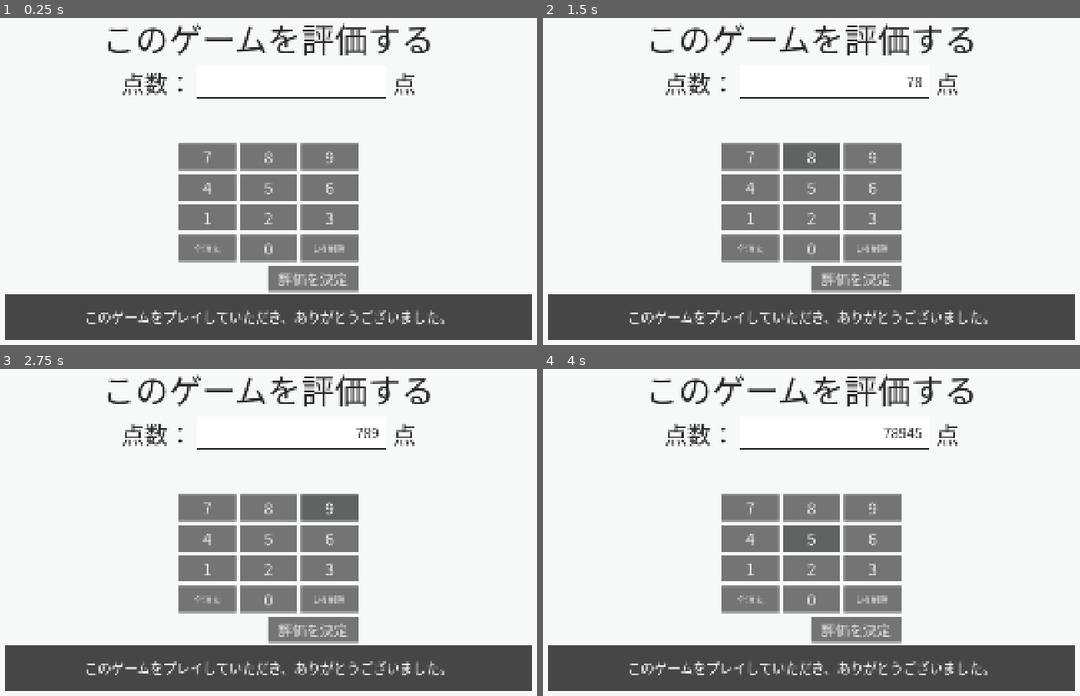
Above: before the commit, frames 1-4 (two rows, left to right).
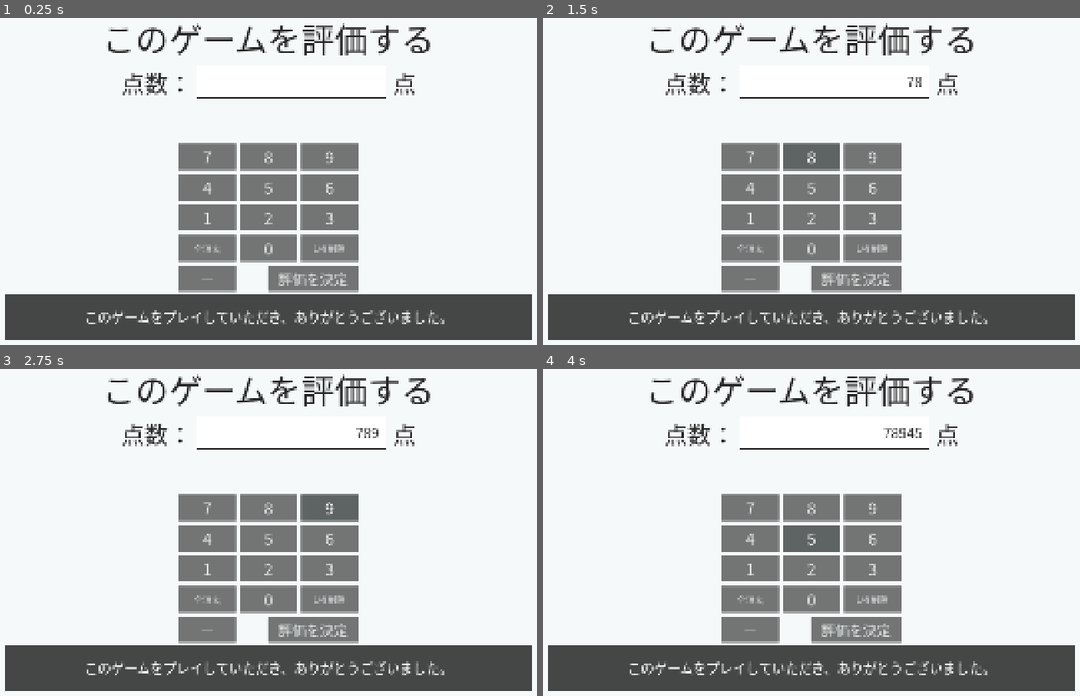
Above: after the commit, the same moments.

Repository: ProteinKoyama/metajam
Game: Godot game, scene res://evaluation_screen.tscn
The game is run twice, just before and just after one commit, with the same random seed, the same clock (stepped at 60 frames per second) and the same inputs. This scene is started directly instead of the project's main scene.
Inputs:
- Up to frame 1 (0.25 s): no input
- Up to frame 2 (1.5 s): click "7" at 0.5 s; click "8" at 1.25 s
- Up to frame 3 (2.75 s): click "9" at 2 s
- Up to frame 4 (4 s): click "4" at 2.75 s; click "5" at 3.5 s

The runs differ from the first frame. In frame 1, 0.9% of the frame differs, in the area x 33-45%, y 75-84%; in frame 2, 0.9%; in frame 3, 0.9%; in frame 4, 0.9%.

Commit message:
Add signed score entry and typing interruptions

Diff:
--- a/evaluation_screen.gd
+++ b/evaluation_screen.gd
@@ -3,14 +3,18 @@
 signal evaluation_confirmed(score: int)
 
 const MAX_SCORE_TEXT := "9223372036854775807"
+const MIN_SCORE_MAGNITUDE_TEXT := "9223372036854775808"
+const MIN_SCORE: int = -9223372036854775807 - 1
 const NARRATOR_PATH := "res://narrator.json"
 const SUBTITLE_SECONDS: float = 4.0
 var score_digits: String = ""
+var score_negative: bool = false
 var rating_confirmed: bool = false
 var narrator_lines: Dictionary = {}
 
 @onready var score_value: Label = $Form/Score/Value
 @onready var keypad: GridContainer = $Keypad
+@onready var minus_key: Button = $Minus
 @onready var status: Label = $Form/Status
 @onready var confirm: Button = $Confirm
 @onready var narrator: Panel = $Narrator
@@ -22,6 +26,7 @@
 	for child in keypad.get_children():
 		if child is Button:
 			child.pressed.connect(_on_key_pressed.bind(child))
+	minus_key.pressed.connect(_on_key_pressed.bind(minus_key))
 	confirm.pressed.connect(_confirm_rating)
 	var lines: Variant = JSON.parse_string(FileAccess.get_file_as_string(NARRATOR_PATH))
 	if lines is Dictionary:
@@ -50,19 +55,29 @@
 	match key.name:
 		&"Clear":
 			score_digits = ""
+			score_negative = false
 		&"Erase":
-			score_digits = score_digits.substr(0, maxi(0, score_digits.length() - 1))
+			if score_digits.is_empty():
+				score_negative = false
+			else:
+				score_digits = score_digits.left(-1)
+		&"Minus":
+			if score_negative and score_digits == MIN_SCORE_MAGNITUDE_TEXT:
+				status.text = "入力できる最大の点数は 9,223,372,036,854,775,807 です。"
+				return
+			score_negative = not score_negative
 		_:
 			var candidate: String = key.text if score_digits == "0" else score_digits + key.text
+			var limit: String = MIN_SCORE_MAGNITUDE_TEXT if score_negative else MAX_SCORE_TEXT
 			# Compare before conversion to avoid overflowing the integer.
-			if candidate.length() > MAX_SCORE_TEXT.length() or (
-				candidate.length() == MAX_SCORE_TEXT.length() and candidate > MAX_SCORE_TEXT
+			if candidate.length() > limit.length() or (
+				candidate.length() == limit.length() and candidate > limit
 			):
-				status.text = "入力できる最大の点数は 9,223,372,036,854,775,807 です。"
+				status.text = "入力できる範囲は −9,223,372,036,854,775,808 ～ 9,223,372,036,854,775,807 です。"
 				return
 			score_digits = candidate
 
-	score_value.text = score_digits
+	score_value.text = ("−" if score_negative else "") + score_digits
 	status.text = ""
 
 
@@ -73,7 +88,11 @@
 		status.text = "点数を入力してください。"
 		return
 
-	var score: int = score_digits.to_int()
+	var score: int
+	if score_negative:
+		score = MIN_SCORE if score_digits == MIN_SCORE_MAGNITUDE_TEXT else -score_digits.to_int()
+	else:
+		score = score_digits.to_int()
 	rating_confirmed = true
 	confirm.disabled = true
 	status.text = "評価を受け付けました。"
--- a/evaluation_screen.tscn
+++ b/evaluation_screen.tscn
@@ -222,6 +222,20 @@
 mouse_default_cursor_shape = 2
 text = "1桁削除"
 
+[node name="Minus" type="Button" parent="."]
+anchor_left = 0.5
+anchor_top = 1.0
+anchor_right = 0.5
+anchor_bottom = 1.0
+offset_left = -258.0
+offset_top = -270.0
+offset_right = -94.0
+offset_bottom = -198.0
+theme_override_font_sizes/font_size = 46
+text = "−"
+tooltip_text = "点数の正負を切り替える"
+mouse_default_cursor_shape = 2
+
 [node name="Confirm" type="Button" parent="."]
 anchor_left = 0.5
 anchor_top = 1.0
--- a/main.gd
+++ b/main.gd
@@ -44,7 +44,9 @@
 var narrator_lines: Dictionary = {}
 var typing_switch_pending: bool = false
 var evaluation_transition_started: bool = false
-var typing_idle_line_pending: bool = false
+var key_rewrite_announced: bool = false
+var pending_typing_lines: Array[String] = []
+var active_typing_line: String = ""
 
 @onready var hero: TextureRect = $Hero
 @onready var step_popup_template: Label = $Hero/StepPopupTemplate
@@ -74,6 +76,8 @@
 @onready var narrator_line: Label = $Narrator/Line
 @onready var typing_narrator: Panel = $TypingNarrator
 @onready var typing_narrator_line: Label = $TypingNarrator/Line
+@onready var typing_interrupt: Panel = $TypingInterrupt
+@onready var typing_interrupt_line: Label = $TypingInterrupt/Line
 @onready var typing_comment_timer: Timer = $TypingCommentTimer
 @onready var typing_idle_timer: Timer = $TypingIdleTimer
 @onready var inactivity_timer: Timer = $InactivityTimer
@@ -126,8 +130,8 @@
 				await get_tree().create_timer(TYPING_ANNOUNCEMENT_SECONDS).timeout
 				if evaluation_transition_started and key != "typing_outro":
 					return
-				if panel == typing_narrator and typing_idle_line_pending:
-					await _play_typing_idle_line()
+				if panel == typing_narrator and not pending_typing_lines.is_empty():
+					await _play_pending_typing_lines()
 					if evaluation_transition_started:
 						return
 	panel.hide()
@@ -159,8 +163,7 @@
 func _on_typing_comment_timer_timeout() -> void:
 	if typing_narrator.visible:
 		typing_narrator.hide()
-		if typing_idle_line_pending:
-			await _play_typing_idle_line()
+		await _play_pending_typing_lines()
 		if not evaluation_transition_started:
 			_schedule_typing_comment()
 		return
@@ -179,30 +182,51 @@
 
 
 func _on_typing_idle_timer_timeout() -> void:
-	if evaluation_transition_started:
-		return
-
-	typing_idle_line_pending = true
+	_queue_typing_line("typing_idle")
+
+
+func _on_typing_key_rewritten() -> void:
+	if key_rewrite_announced or evaluation_transition_started:
+		return
+	key_rewrite_announced = true
+
+	var line: Variant = narrator_lines.get("typing_key_rewritten")
+	if not line is String or line.is_empty():
+		return
+
+	typing_interrupt_line.text = line
+	typing_narrator.modulate.a = 0.0
+	typing_interrupt.show()
+	await get_tree().create_timer(TYPING_ANNOUNCEMENT_SECONDS).timeout
+	typing_interrupt.hide()
+	typing_narrator.modulate.a = 1.0
+
+
+func _queue_typing_line(key: String) -> void:
+	if evaluation_transition_started or key == active_typing_line or pending_typing_lines.has(key):
+		return
+
+	pending_typing_lines.append(key)
 	if typing_narrator.visible:
 		return
 
 	typing_comment_timer.stop()
-	await _play_typing_idle_line()
+	await _play_pending_typing_lines()
 	if not evaluation_transition_started:
 		_schedule_typing_comment()
 
 
-func _play_typing_idle_line() -> void:
-	typing_idle_line_pending = false
-	var line: Variant = narrator_lines.get("typing_idle")
-	if not line is String or line.is_empty():
-		return
-
-	typing_narrator_line.text = line
-	typing_narrator.show()
-	await get_tree().create_timer(TYPING_ANNOUNCEMENT_SECONDS).timeout
-	if not evaluation_transition_started:
-		typing_narrator.hide()
+func _play_pending_typing_lines() -> void:
+	while not pending_typing_lines.is_empty() and not evaluation_transition_started:
+		active_typing_line = pending_typing_lines.pop_front()
+		var line: Variant = narrator_lines.get(active_typing_line)
+		if line is String and not line.is_empty():
+			typing_narrator_line.text = line
+			typing_narrator.show()
+			await get_tree().create_timer(TYPING_ANNOUNCEMENT_SECONDS).timeout
+			if not evaluation_transition_started:
+				typing_narrator.hide()
+		active_typing_line = ""
 
 
 func _show_evaluation_screen() -> void:
@@ -211,7 +235,9 @@
 	evaluation_transition_started = true
 	typing_comment_timer.stop()
 	typing_idle_timer.stop()
-	typing_idle_line_pending = false
+	pending_typing_lines.clear()
+	typing_interrupt.hide()
+	typing_narrator.modulate.a = 1.0
 	typing_narrator.hide()
 	await _play_narrator_lines("typing_outro", typing_narrator, typing_narrator_line)
 	await _fade_out_bgm()
--- a/main.tscn
+++ b/main.tscn
@@ -376,7 +376,7 @@
 stream = ExtResource("14_typing_bgm")
 
 [node name="InactivityTimer" type="Timer" parent="." unique_id=1737452784]
-wait_time = 90.0
+wait_time = 60.0
 one_shot = true
 autostart = true
 
@@ -407,6 +407,32 @@
 theme_override_styles/panel = SubResource("NarratorBox")
 
 [node name="Line" type="Label" parent="TypingNarrator"]
+anchor_right = 1.0
+anchor_bottom = 1.0
+offset_left = 32.0
+offset_top = 12.0
+offset_right = -32.0
+offset_bottom = -12.0
+mouse_filter = 2
+theme_override_colors/font_color = Color(1, 1, 1, 1)
+theme_override_fonts/font = ExtResource("17_narrator_font")
+theme_override_font_sizes/font_size = 38
+horizontal_alignment = 1
+vertical_alignment = 1
+autowrap_mode = 3
+
+[node name="TypingInterrupt" type="Panel" parent="."]
+visible = false
+anchor_left = 0.5
+anchor_right = 0.5
+offset_left = -760.0
+offset_top = 56.0
+offset_right = 760.0
+offset_bottom = 192.0
+mouse_filter = 2
+theme_override_styles/panel = SubResource("NarratorBox")
+
+[node name="Line" type="Label" parent="TypingInterrupt"]
 anchor_right = 1.0
 anchor_bottom = 1.0
 offset_left = 32.0
@@ -436,3 +462,4 @@
 [connection signal="timeout" from="AutoStepTimer" to="." method="_on_auto_step_timer_timeout"]
 [connection signal="timeout" from="InactivityTimer" to="." method="_on_inactivity_timer_timeout"]
 [connection signal="typing_completed" from="TypingOverlay/TypingKeyboard" to="." method="_show_evaluation_screen"]
+[connection signal="key_rewritten" from="TypingOverlay/TypingKeyboard" to="." method="_on_typing_key_rewritten"]
--- a/narrator.json
+++ b/narrator.json
@@ -44,6 +44,7 @@
     "その日が来るのは、あなたのおかげでしょう。"
   ],
   "typing_idle": "どうしましたか？指が止まっていますが、楽しめているでしょうか？",
+  "typing_key_rewritten": "キーは入れ替えておきました。間違えたら面白くないですからね。",
   "typing_comments": [
 	"あなたは今、最高鮮度の体験を提供されています！",
 	"最高のゲームを提供できて何よりです。",
--- a/typing_keyboard.gd
+++ b/typing_keyboard.gd
@@ -1,6 +1,7 @@
 extends Control
 
 signal typing_completed
+signal key_rewritten
 
 @export_range(1, 100) var required_words: int = 10
 
@@ -37,6 +38,7 @@
 	var letter: String = key.text.to_lower()
 	if letter != expected:
 		key.text = expected.to_upper()
+		key_rewritten.emit()
 		return
 
 	entered_letters += 1
